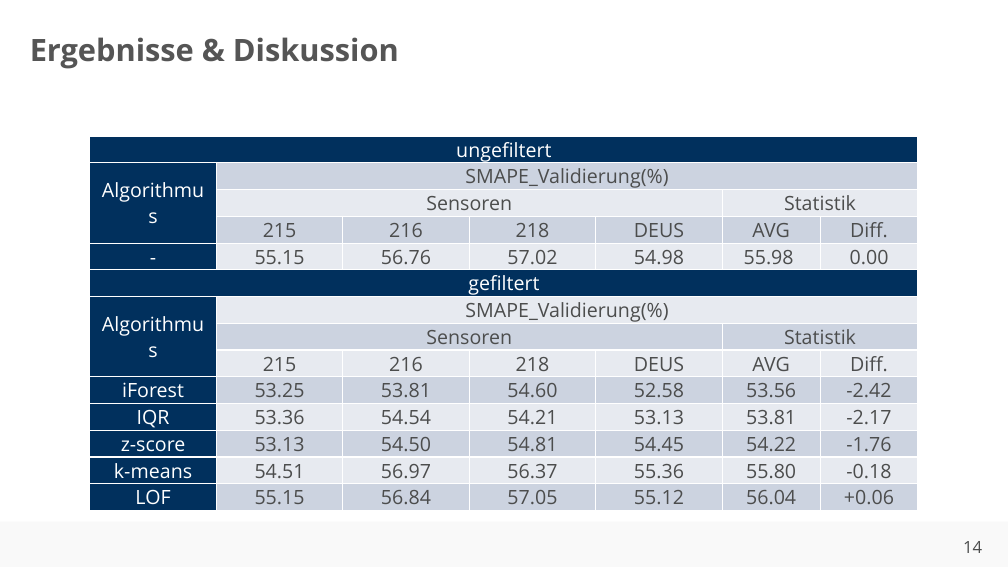
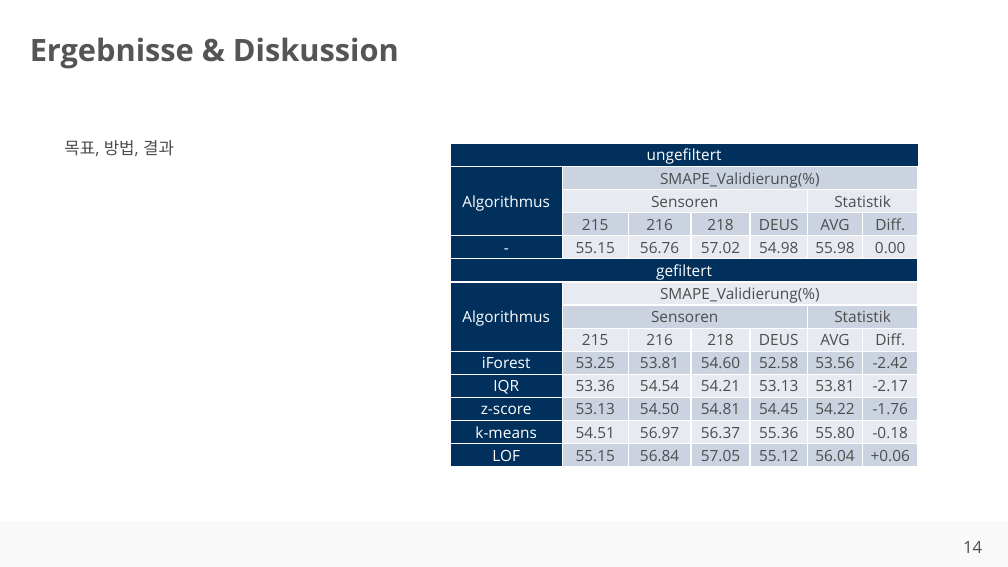
Before and after one commit to ahndavin/Abschlussarbeit_Bachelor, a slide deck: slide 14 of Kolloquium/Kolloquium.pptx. Drawn at 1008x567 pixels with LibreOffice and Linux fonts; fonts in the diff are those of the drawing; background and template pictures are left out. Boxes give left, top, right and bottom in pixels: in the first picture for what was removed or moved away, otherwise in the second. Text is boxed around its words. In the diff, an @@ line names an element or a change of style, - is before the commit and + after.

```diff
--- a/Kolloquium/Kolloquium.pptx
+++ b/Kolloquium/Kolloquium.pptx
@@ text added at (64, 140, 174, 156), 12 pt, text #4C4D4D @@
+목표, 방법, 결과
@@ table at (451, 143, 919, 467) @@
@@ size 14 to 11 pt @@
@@ borders changed @@
@@ table: place and size @@
-table at (90, 136, 915, 515)
+table at (451, 143, 919, 467)
```
Also in this commit, not shown: 11 other slides changed, 1 slide added, 6 slides removed, 1 other file.
